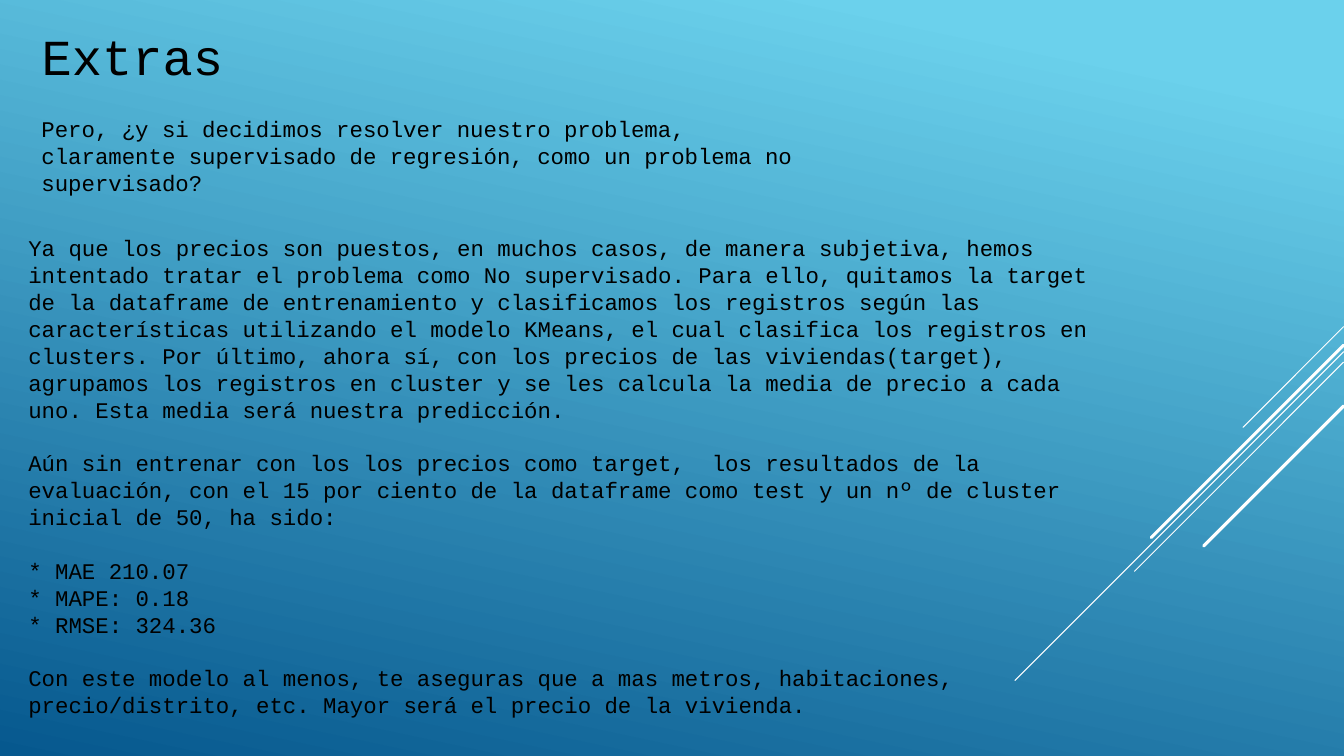
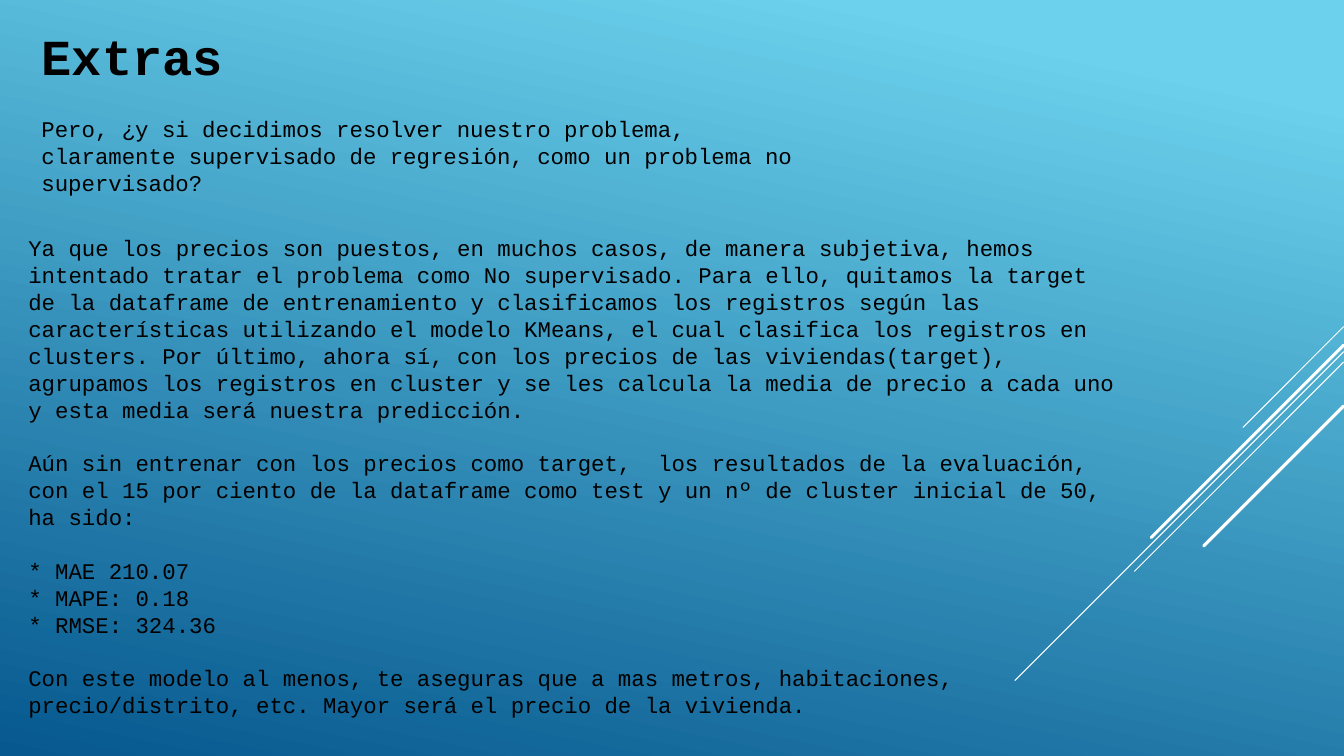
Before and after one commit to ManuelRF86/proyecro_ML_alquiler, a slide deck: slide 17 of docs/ds.pptx. Drawn at 1344x756 pixels with LibreOffice and Linux fonts; fonts in the diff are those of the drawing. Boxes give left, top, right and bottom in pixels: in the first picture for what was removed or moved away, otherwise in the second. Text is boxed around its words. In the diff, an @@ line names an element or a change of style, - is before the commit and + after.

```diff
--- a/docs/ds.pptx
+++ b/docs/ds.pptx
@@ text "Extras" at box(42, 41, 223, 76): bold on @@
@@ text at box(28, 240, 1114, 525): text changed @@
-Ya que los precios son puestos, en muchos casos, de manera subjetiva, hemos intentado tratar el problema como No supervisado. Para ello, quitamos la target de la dataframe de entrenamiento y clasificamos los registros según las características utilizando el modelo KMeans, el cual clasifica los registros en clusters. Por último, ahora sí, con los precios de las viviendas(target), agrupamos los registros en cluster y se les calcula la media de precio a cada uno. Esta media será nuestra predicción.
-Aún sin entrenar con los los precios como target, los resultados de la evaluación, con el 15 por ciento de la dataframe como test y un nº de cluster inicial de 50, ha sido:
+Ya que los precios son puestos, en muchos casos, de manera subjetiva, hemos intentado tratar el problema como No supervisado. Para ello, quitamos la target de la dataframe de entrenamiento y clasificamos los registros según las características utilizando el modelo KMeans, el cual clasifica los registros en clusters. Por último, ahora sí, con los precios de las viviendas(target), agrupamos los registros en cluster y se les calcula la media de precio a cada uno y esta media será nuestra predicción.
+Aún sin entrenar con los precios como target, los resultados de la evaluación, con el 15 por ciento de la dataframe como test y un nº de cluster inicial de 50, ha sido:
```
Also in this commit, not shown: 5 other slides changed.
